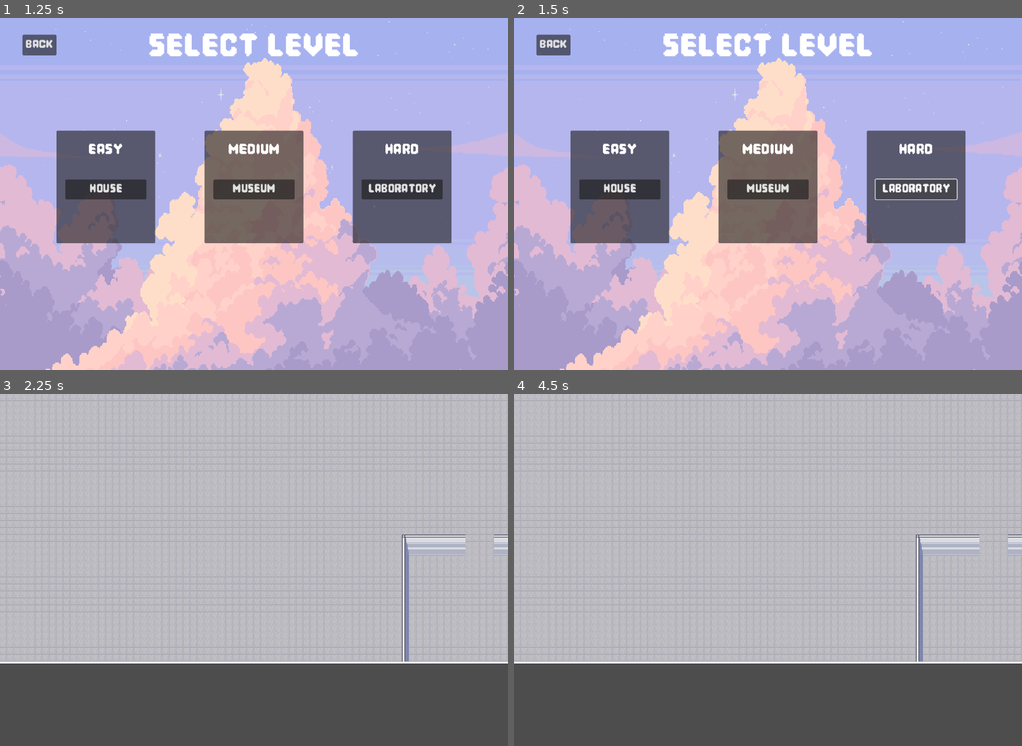
Above: before the commit, frames 1-4 (two rows, left to right).
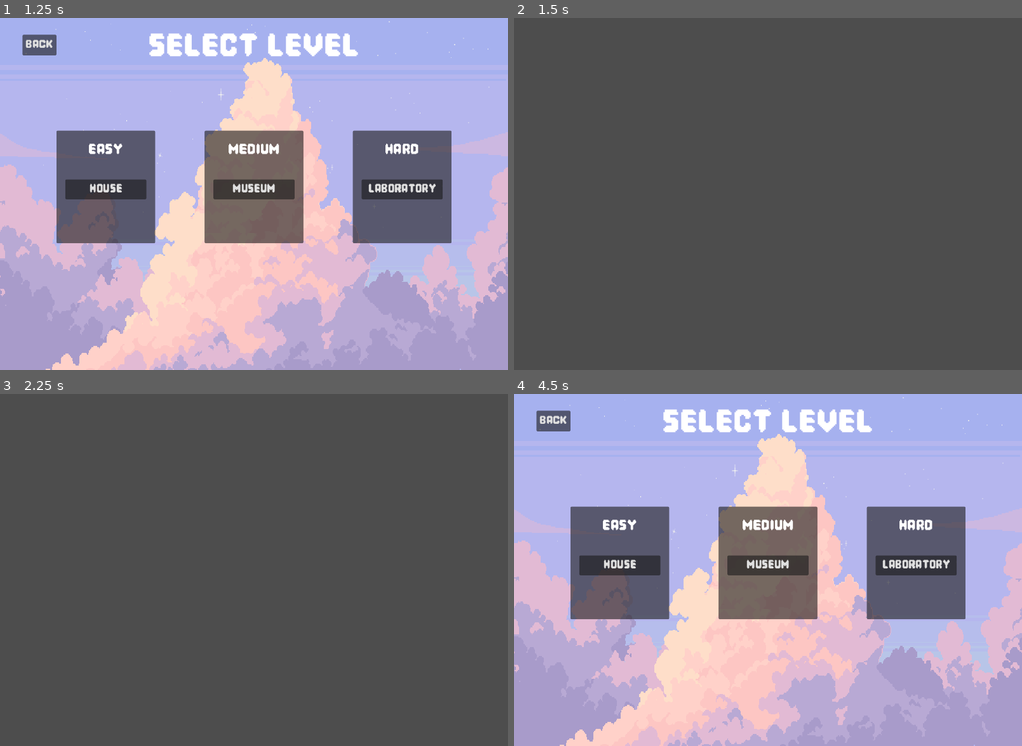
Above: after the commit, the same moments.

Repository: JaviMtz02/SeniorProject2025
Game: Godot game, scene res://Scenes/Menus/start_menu.tscn
Two runs of this game, one before a commit and one after it. Both use one fixed random seed, a clock stepped at 60 frames per second and the inputs below.
Inputs (mouse positions are in pixels of both pictures, inside the frame that each line leads up to):
- Up to frame 1 (1.25 s): click "play" at 0.5 s
- Up to frame 2 (1.5 s): click "Laboratory" at 1.25 s
- Up to frame 3 (2.25 s): click (254, 566) at 2 s, where only the run before the commit has a clickable "Museum"
- Up to frame 4 (4.5 s): hold Right (right) 2.78-3.53 s; tap Y (deposit) at 2.85, 4.35 s; hold Down (down) 3.53-4.28 s; tap T (take_loot) at 3.6 s; tap Enter (ui_accept) at 4.25 s; hold Right (right) from 4.28 s (still down)

Frame 1 is identical in both runs. In frame 2, 98% of the frame differs, in the area x 0-100%, y 0-100%; in frame 3, 76%; in frame 4, 98%.

Commit message:
created template for final level

Diff:
--- /dev/null
+++ b/Scenes/Lab Level/lab_level.tscn
@@ -0,0 +1,9 @@
+[gd_scene load_steps=2 format=3 uid="uid://f1i8qyoj157k"]
+
+[ext_resource type="PackedScene" uid="uid://bisbd58hrarr8" path="res://Scenes/Menus/pause_menu.tscn" id="1_w125l"]
+
+[node name="lab_level" type="Node2D"]
+
+[node name="CanvasLayer" type="CanvasLayer" parent="."]
+
+[node name="PauseMenu" parent="CanvasLayer" instance=ExtResource("1_w125l")]
--- a/Scripts/level_select.gd
+++ b/Scripts/level_select.gd
@@ -2,6 +2,7 @@
 
 @onready var house_level = preload("res://Scenes/House Level/house.tscn") as PackedScene
 @onready var museum_level = preload("res://Scenes/Museum Level/museum.tscn") as PackedScene
+@onready var lab_level = preload("res://Scenes/Lab Level/lab_level.tscn") as PackedScene
 var main_menu := "res://Scenes/Menus/start_menu.tscn"
 
 # Called when the node enters the scene tree for the first time.
@@ -15,7 +16,7 @@
 	get_tree().change_scene_to_packed(museum_level)
 
 func _on_lab_pressed() -> void:
-	pass # Replace with function body.
+	get_tree().change_scene_to_packed(lab_level)
 
 func _on_back_pressed() -> void:
 	get_tree().change_scene_to_file(main_menu)
